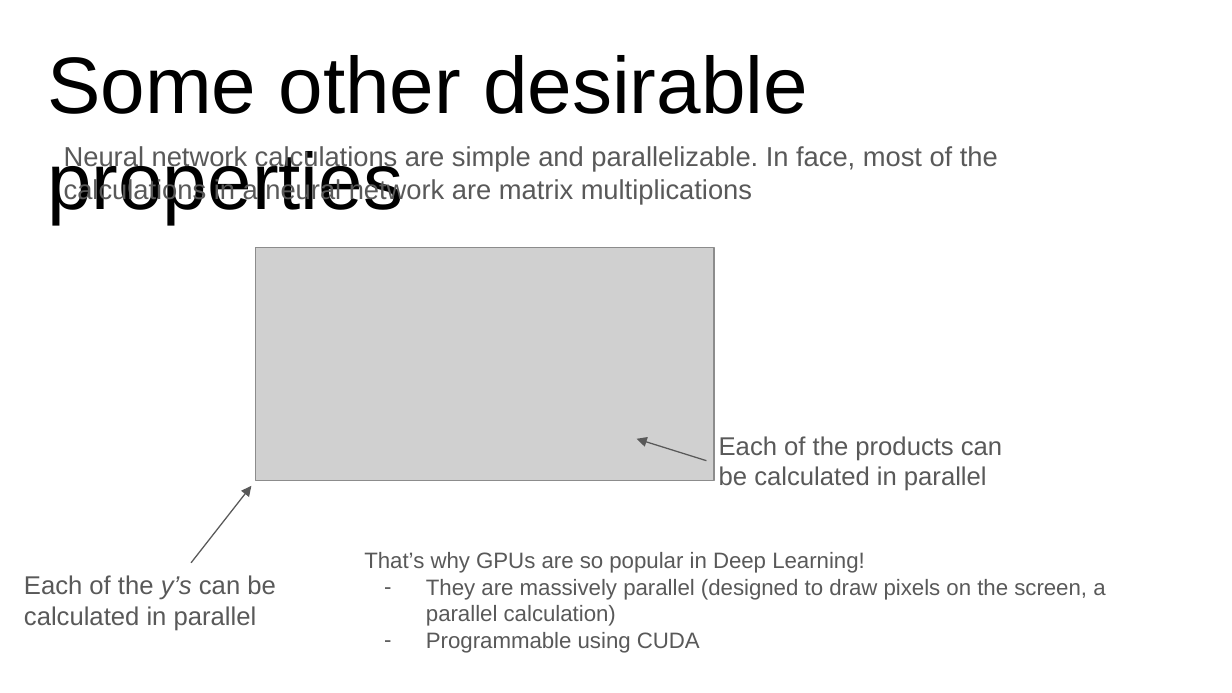
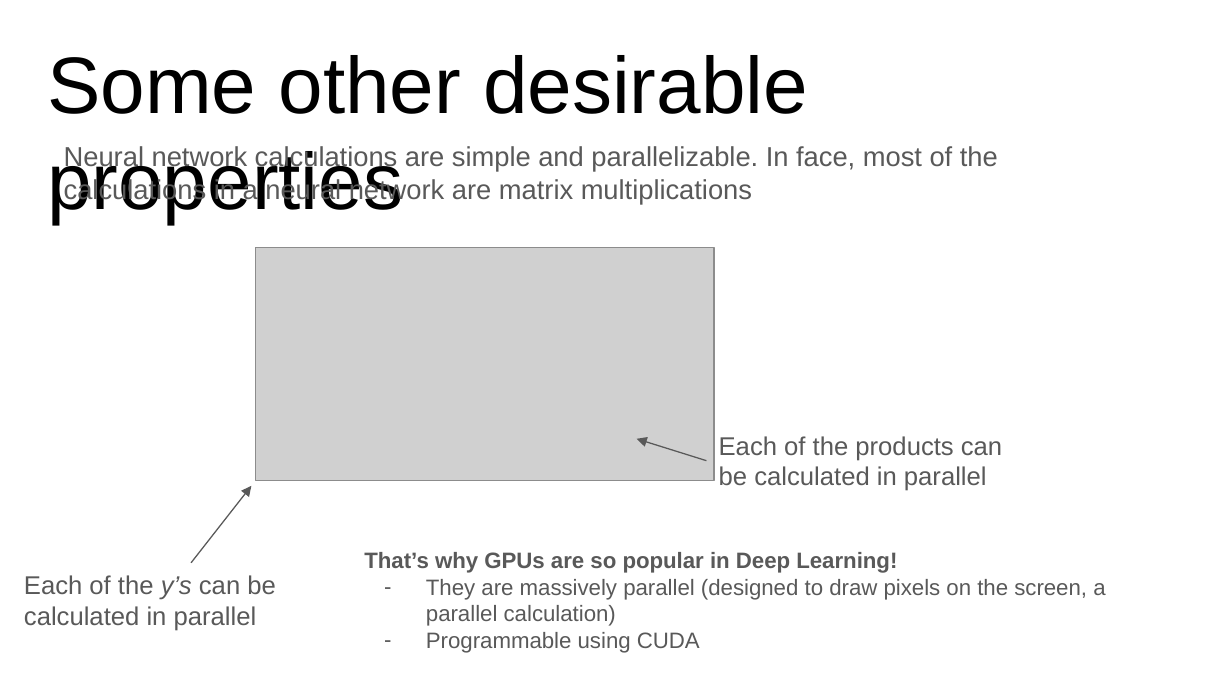
Before and after one commit to ankur6ue/deep-learning-course, a slide deck: slide 15 of Module 1/class_1.1/deep_learning_course_class_1.1.pptx. Drawn at 1232x693 pixels with LibreOffice and Linux fonts; fonts in the diff are those of the drawing; grey boxes stand for pictures. Boxes give left, top, right and bottom in pixels: in the first picture for what was removed or moved away, otherwise in the second. Text is boxed around its words. In the diff, an @@ line names an element or a change of style, - is before the commit and + after.

```diff
--- a/Module 1/class_1.1/deep_learning_course_class_1.1.pptx
+++ b/Module 1/class_1.1/deep_learning_course_class_1.1.pptx
@@ text at <box>364,552,897,573</box>: bold on in "That’s why GPUs are so popular in ..." @@
```
Also in this commit, not shown: 5 other slides changed, 1 slide added, 1 slide removed, 1 other file.
